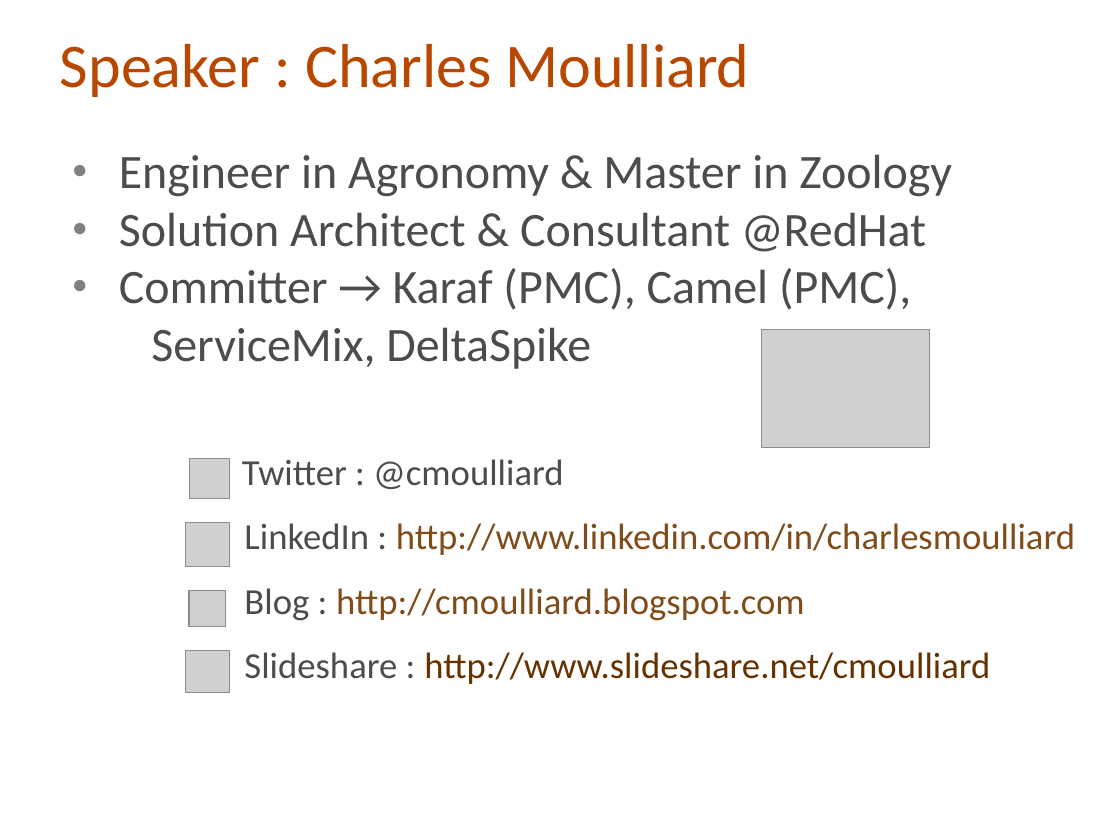
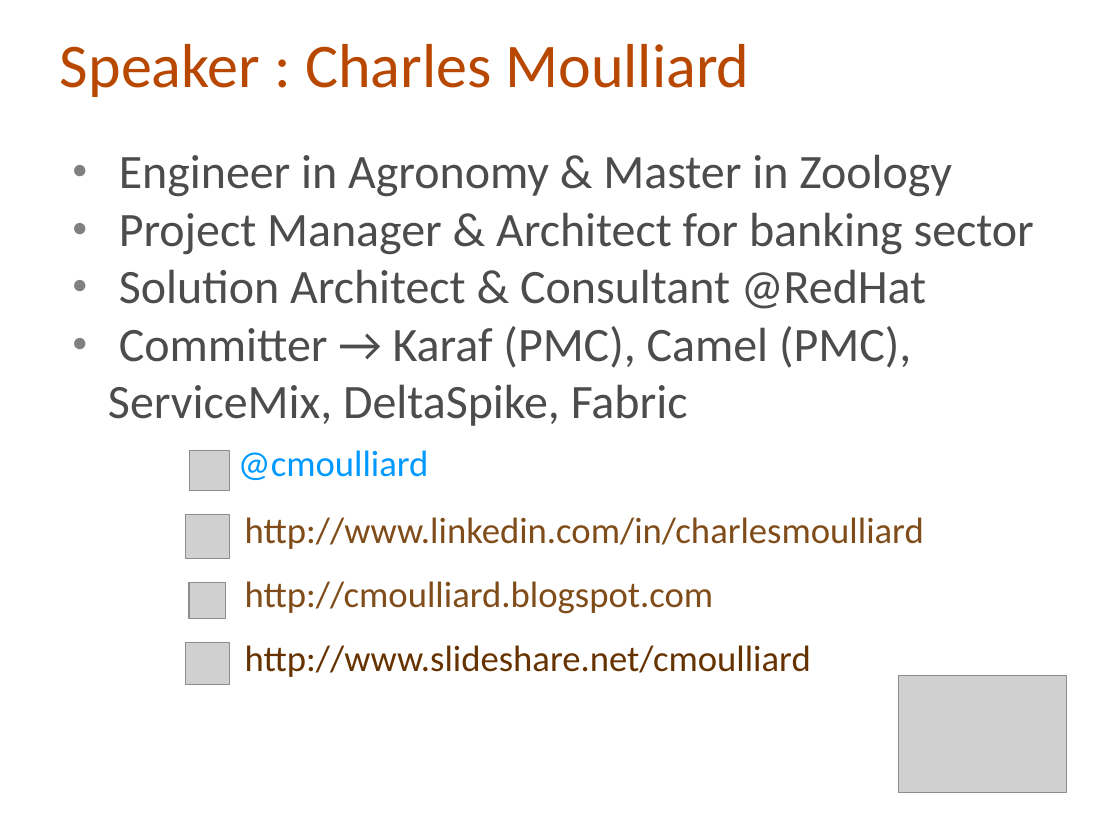
Before and after one commit to cmoulliard/apachecon-2012, a slide deck: slide 3 of karaf-ee-apachecon_eu_2012.odp. Drawn at 1120x840 pixels with LibreOffice and Linux fonts; fonts in the diff are those of the drawing; grey boxes stand for pictures; background and template pictures are left out. Boxes give left, top, right and bottom in pixels: in the first picture for what was removed or moved away, otherwise in the second. Text is boxed around its words. In the diff, an @@ line names an element or a change of style, - is before the commit and + after.

```diff
--- a/karaf-ee-apachecon_eu_2012.odp
+++ b/karaf-ee-apachecon_eu_2012.odp
@@ text at (119,212,1034,254): paragraph added @@
+● Project Manager & Architect for banking sector
@@ text at (108,326,924,677): text changed; text colour #4C4C4C to #804C19 @@
-● Committer → Karaf (PMC), Camel (PMC), ServiceMix, DeltaSpike
-Twitter : @cmoulliard
-LinkedIn : http://www.linkedin.com/in/charlesmoulliard
-Blog : http://cmoulliard.blogspot.com
-Slideshare : http://www.slideshare.net/cmoulliard
+● Committer → Karaf (PMC), Camel (PMC), ServiceMix, DeltaSpike, Fabric
+@cmoulliard
+http://www.linkedin.com/in/charlesmoulliard
+http://cmoulliard.blogspot.com
+http://www.slideshare.net/cmoulliard
@@ picture: place and size @@
-picture at (190,458,230,498)
+picture at (190,451,230,491)
@@ 3 pictures: place and size @@
-3 pictures at (186,522,230,693)
+3 pictures at (186,514,230,685)
@@ picture: place and size @@
-picture at (762,330,930,447)
+picture at (899,676,1067,793)
```
Also in this commit, not shown: 14 other slides changed, 4 slides added, 1 slide removed.
